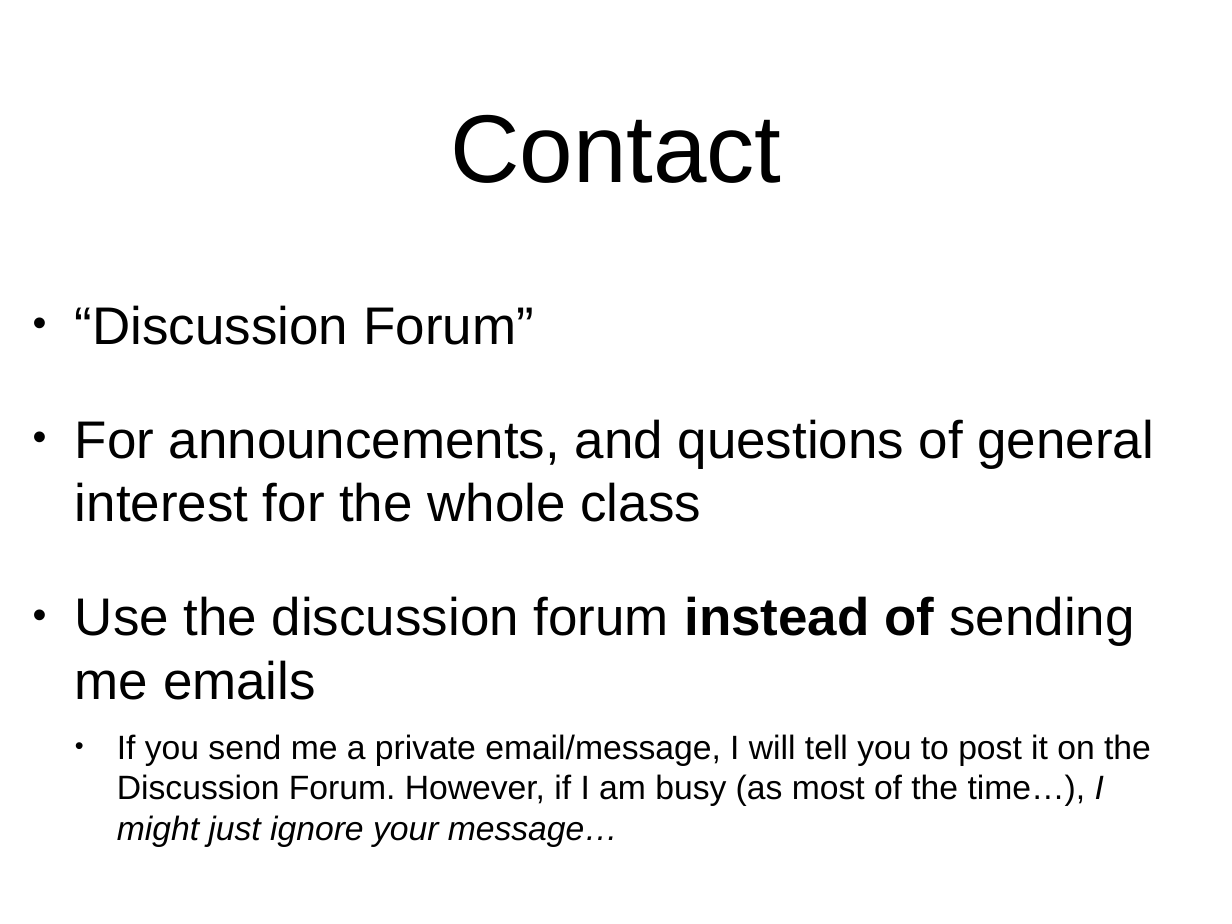
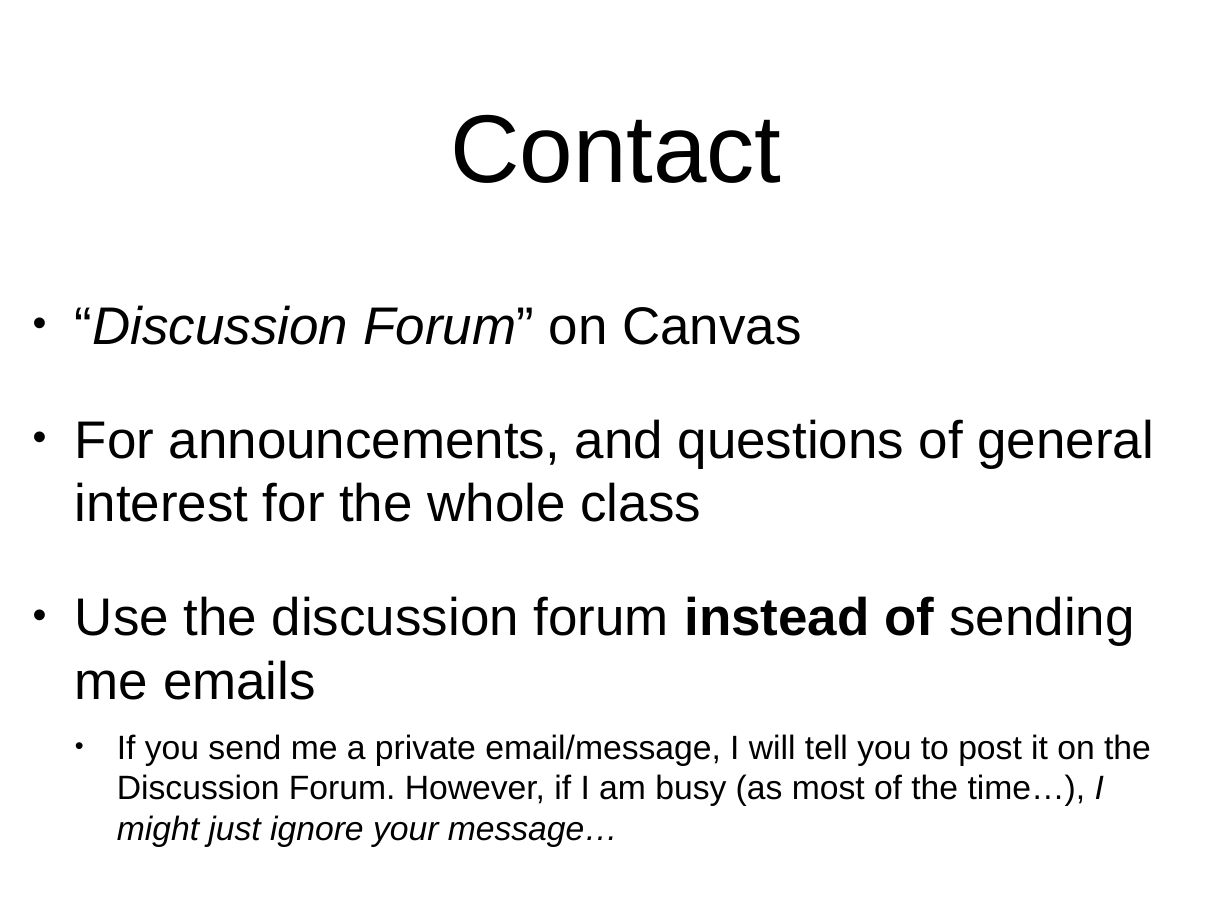
Before and after one commit to arcuri82/algorithms, a slide deck: slide 3 of docs/slides/01/01_intro.pptx (slide 2 before the commit). Drawn at 1232x924 pixels with LibreOffice and Linux fonts; fonts in the diff are those of the drawing. Boxes give left, top, right and bottom in pixels: in the first picture for what was removed or moved away, otherwise in the second. Text is boxed around its words. In the diff, an @@ line names an element or a change of style, - is before the commit and + after.

```diff
--- a/docs/slides/01/01_intro.pptx
+++ b/docs/slides/01/01_intro.pptx
@@ text at bbox=[75, 305, 801, 345]: text changed; italic on @@
-• “Discussion Forum”
+• “Discussion Forum” on Canvas
```
Also in this commit, not shown: 6 other slides changed, 9 slides added, 2 other files.
